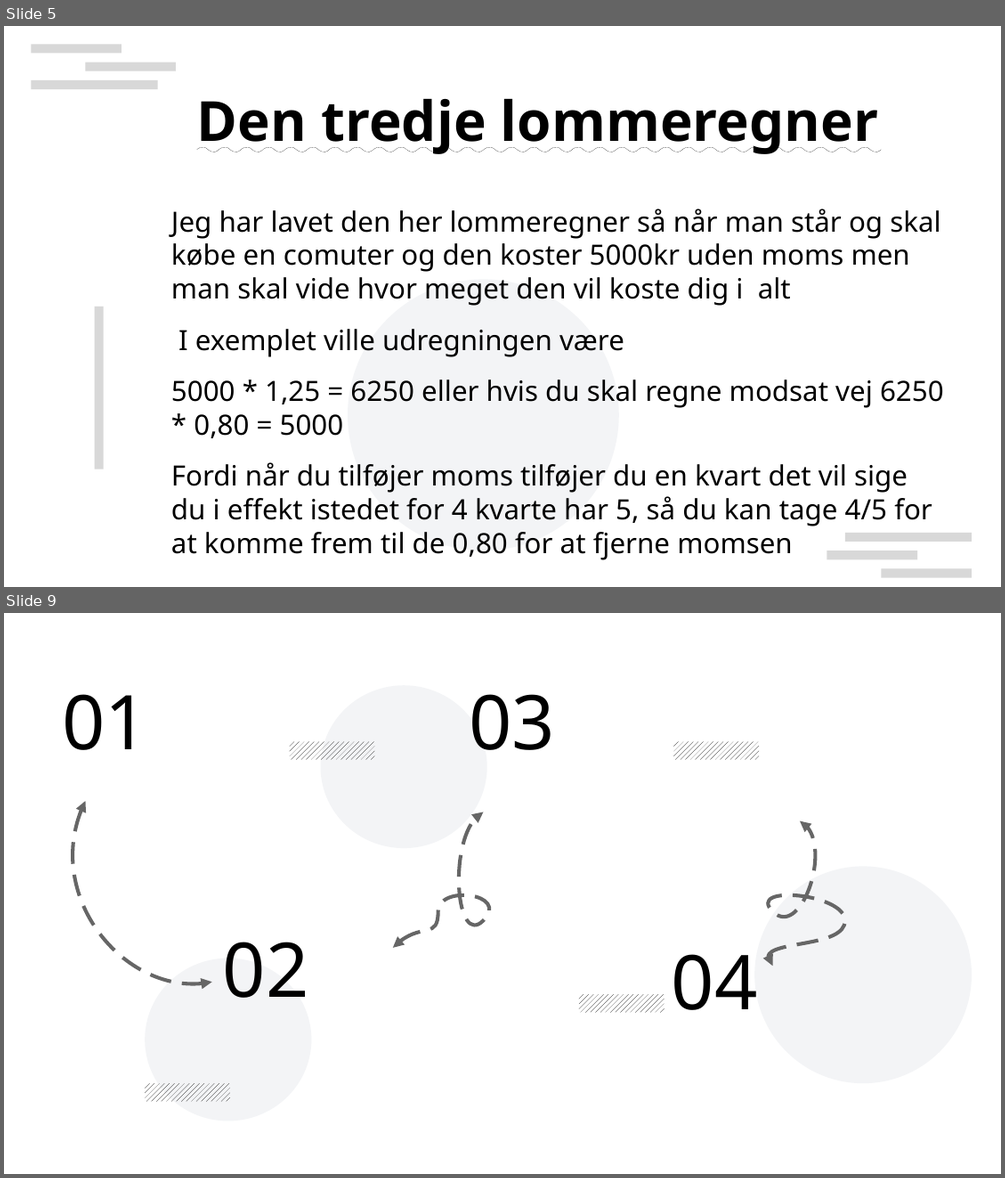
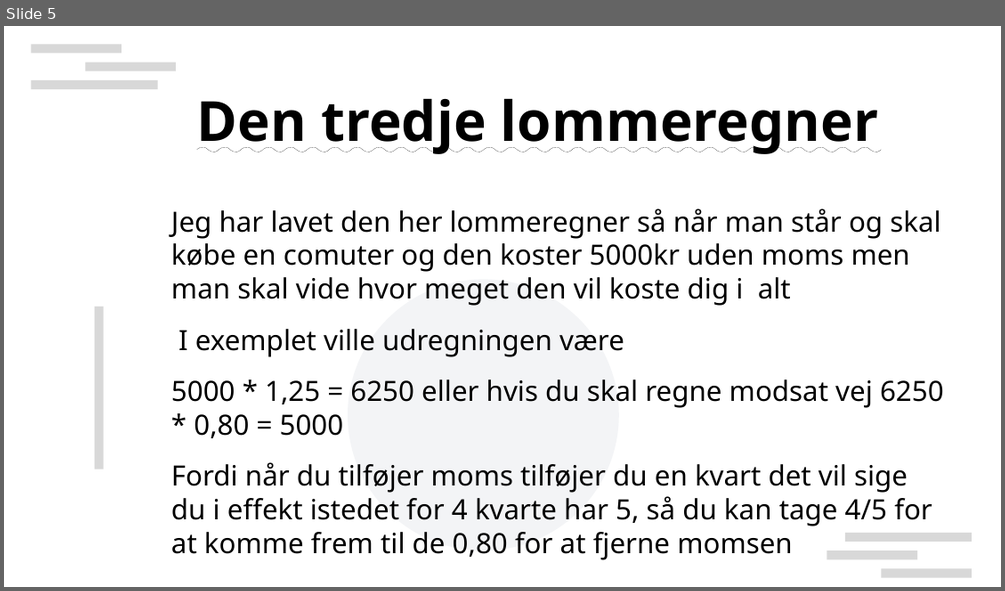
Before and after one commit to Oliper202020/mathExam, a slide deck: math-presentation.odp. Shown one above the other, each under a label of ours: slides 5 and 9 before the commit, slide 5 after it; the slides between them are not shown. The pictures are 1005x1178 and 1005x591 pixels, drawn with LibreOffice and Linux fonts; fonts in the diff are those of the drawing; background and template pictures are left out. Boxes give left, top, right and bottom in pixels: in the first picture for what was removed or moved away, otherwise in the second. Text is boxed around its words. In the diff, an @@ line names an element or a change of style, - is before the commit and + after.

```diff
--- a/math-presentation.odp
+++ b/math-presentation.odp
@@ slide 9 removed at box(4, 613, 1001, 1174), background #FFFFFF @@
@@ ellipse removed at box(321, 685, 487, 848) @@
@@ text removed at box(62, 694, 148, 750) @@
-01
@@ text removed at box(469, 694, 555, 750) @@
-03
@@ rectangle removed at box(290, 741, 375, 760) @@
@@ rectangle removed at box(674, 741, 760, 760) @@
@@ freeform shape removed at box(73, 801, 212, 984) @@
@@ freeform shape removed at box(393, 812, 490, 948) @@
@@ freeform shape removed at box(769, 821, 845, 965) @@
@@ ellipse removed at box(755, 867, 971, 1083) @@
@@ ellipse removed at box(146, 958, 312, 1121) @@
@@ text removed at box(223, 941, 309, 997) @@
-02
@@ text removed at box(672, 954, 758, 1010) @@
-04
@@ rectangle removed at box(579, 995, 664, 1013) @@
@@ rectangle removed at box(146, 1083, 230, 1102) @@
```
Also in this commit, not shown: 4 slides changed, 1 slide added, 5 other slides removed, 2 other files.
